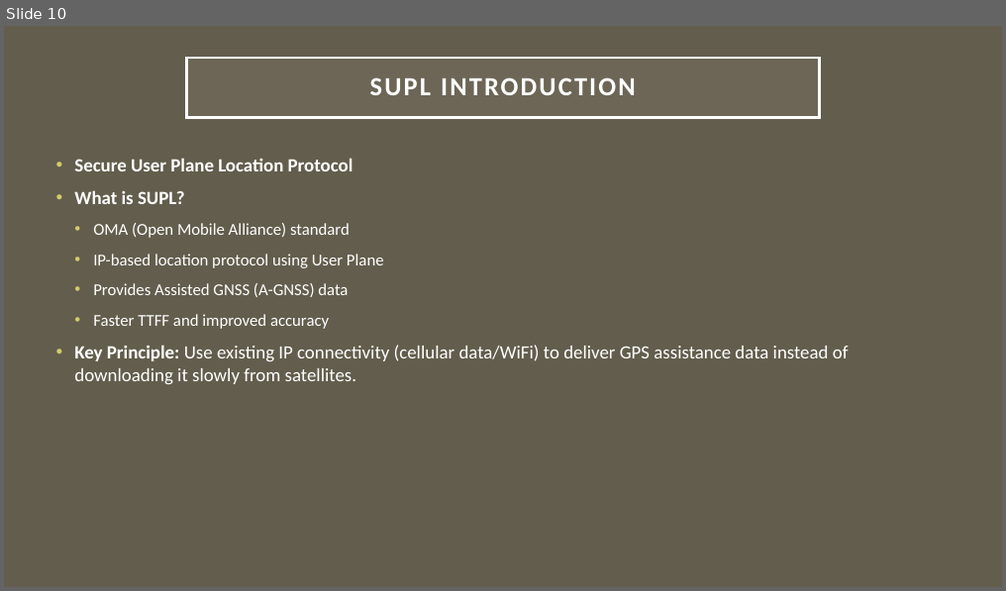
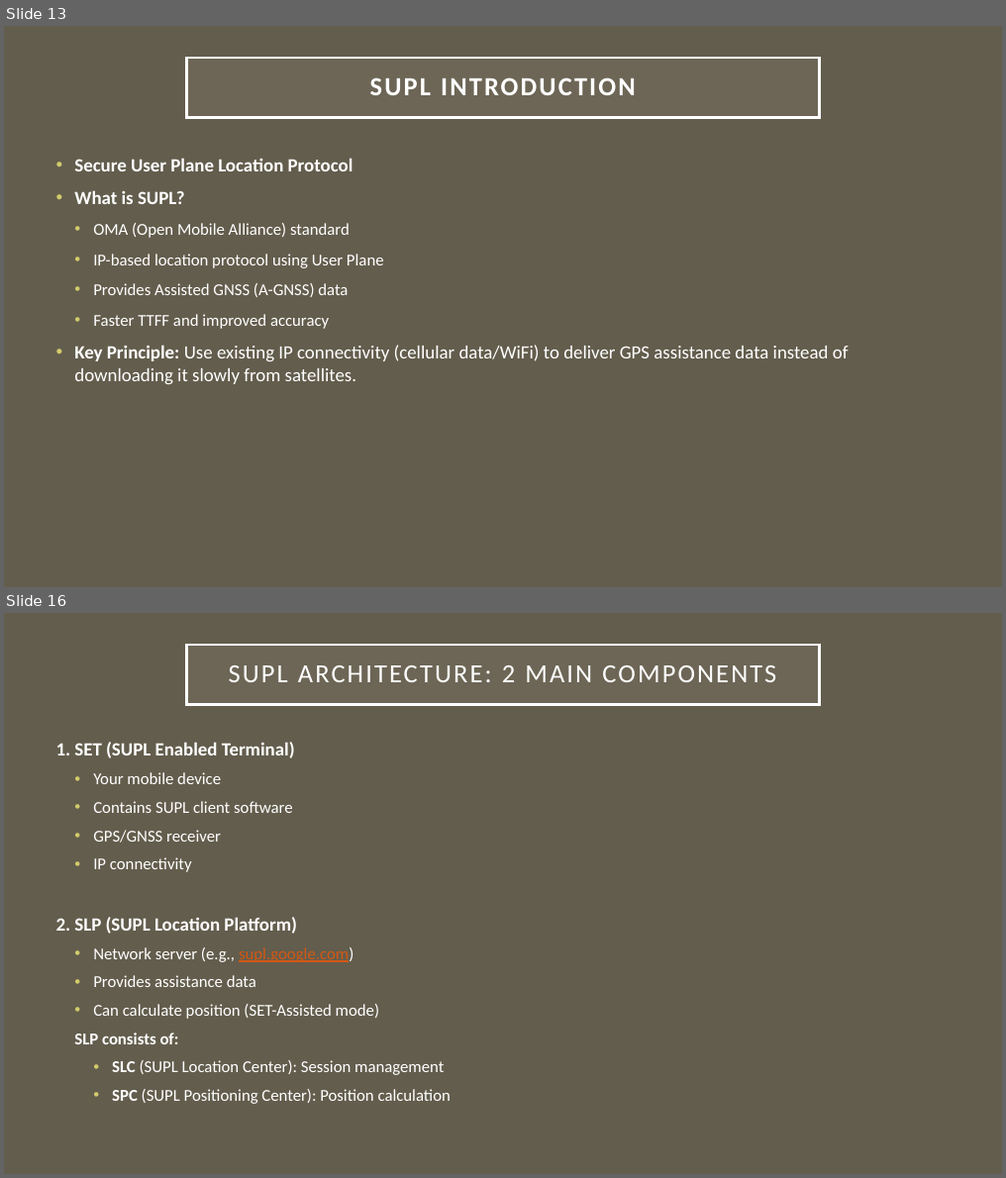
Before and after one commit to arkawick/AndroidPositioningArchitecture, a slide deck: PPT/Android Positioning Architecture Presentation.pptx. Shown one above the other, each under a label of ours: slide 10 before the commit, slides 13 and 16 after it; the slides between them are not shown. The pictures are 1006x591 and 1006x1178 pixels, drawn with LibreOffice and Linux fonts; fonts in the diff are those of the drawing. Boxes give left, top, right and bottom in pixels: in the first picture for what was removed or moved away, otherwise in the second. Text is boxed around its words. In the diff, an @@ line names an element or a change of style, - is before the commit and + after.

```diff
--- a/PPT/Android Positioning Architecture Presentation.pptx
+++ b/PPT/Android Positioning Architecture Presentation.pptx
@@ slide 16 added at bbox=[4, 613, 1002, 1174], background #635D4D @@
@@ title added at bbox=[187, 645, 819, 704], fill #A7A08E at 15% opacity, outline #FFFFFF 2.5 pt, 25.2 pt, text #FFFFFF @@
+SUPL ARCHITECTURE: 2 MAIN COMPONENTS
@@ text added at bbox=[56, 742, 450, 1104], 16 pt, text #FFFFFF @@
+1. SET (SUPL Enabled Terminal)
+  • Your mobile device
+  • Contains SUPL client software
+  • GPS/GNSS receiver
+  • IP connectivity
+2. SLP (SUPL Location Platform)
+  • Network server (e.g., supl.google.com)
+  • Provides assistance data
+  • Can calculate position (SET-Assisted mode)
+  SLP consists of:
+    • SLC (SUPL Location Center): Session management
+    • SPC (SUPL Positioning Center): Position calculation
@@ what was slide 10 is now slide 13 @@
```
Also in this commit, not shown: 3 slides changed, 12 other slides added, 3 slides removed.
